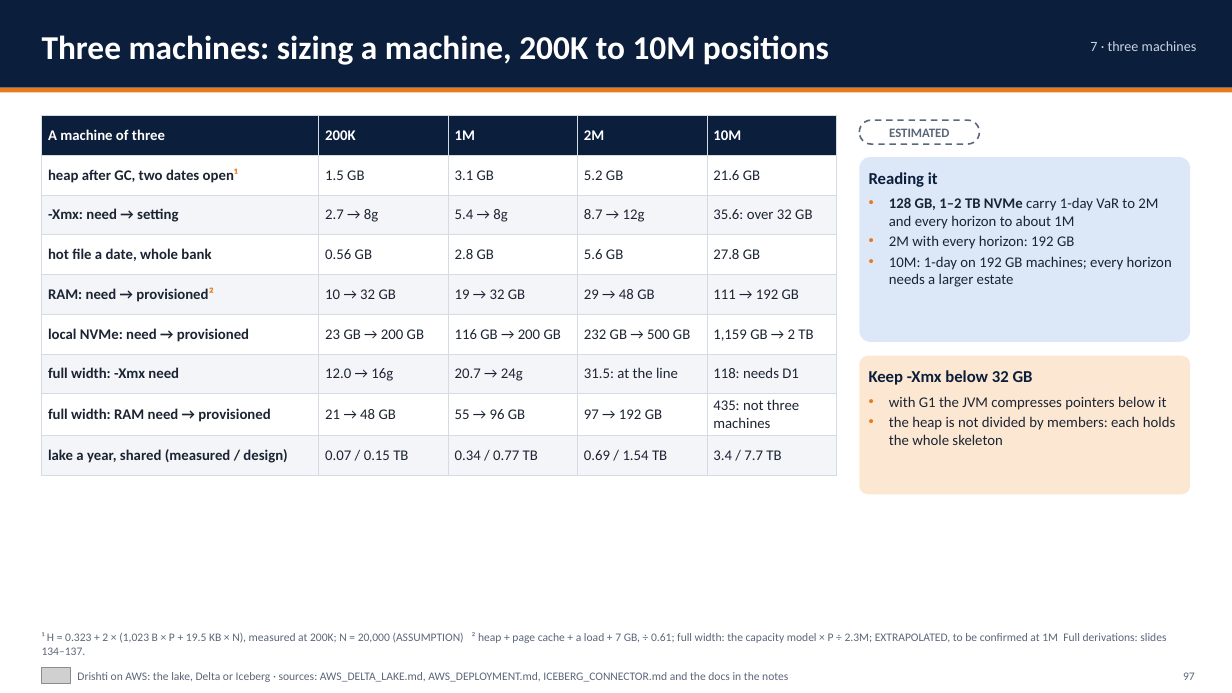
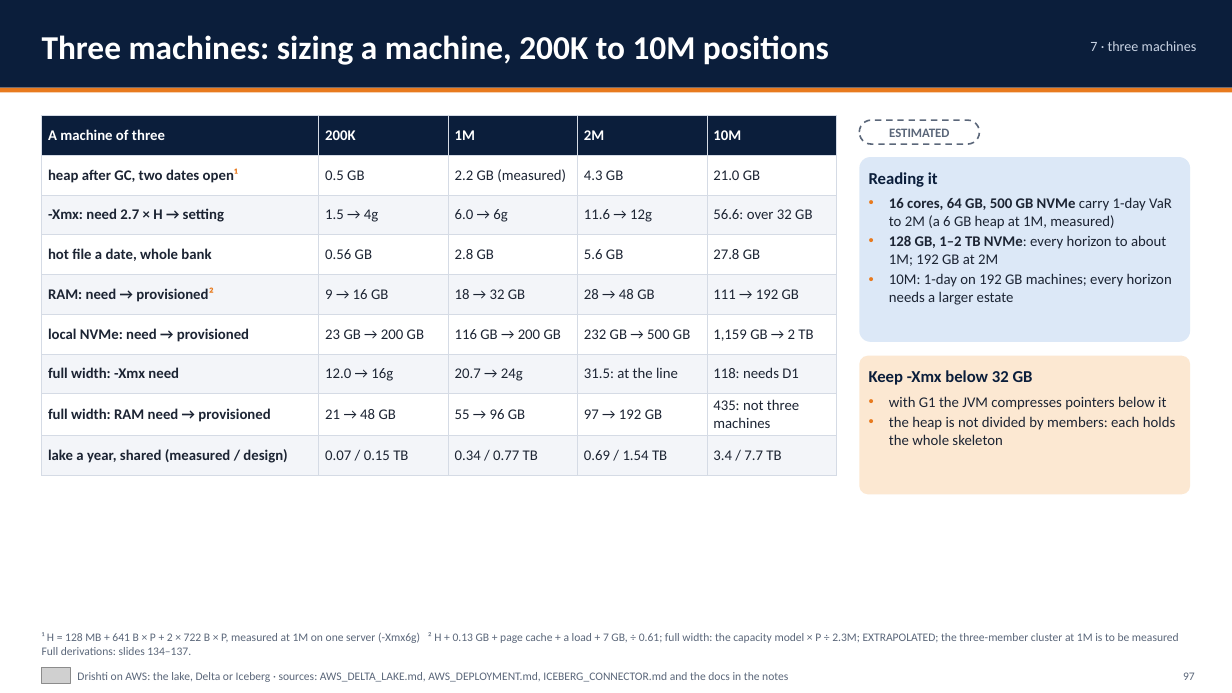
Before and after one commit to ajsinha/drishti, a slide deck: slide 97 of docs/publications/Drishti-on-AWS.pptx. Drawn at 1232x693 pixels with LibreOffice and Linux fonts; fonts in the diff are those of the drawing; grey boxes stand for pictures. Boxes give left, top, right and bottom in pixels: in the first picture for what was removed or moved away, otherwise in the second. Text is boxed around its words. In the diff, an @@ line names an element or a change of style, - is before the commit and + after.

Commit message:
Decks: three machines sized as CLUSTER_DEPLOYMENT 16 now reads (the heap measured at 1,000,000 positions, H = 128 MB + 641 B x P + 2 x 722 B x P, -Xmx 2.7 x H; 1-day VaR to 2M on 3 x m7i.4xlarge, 64 GB, about USD 3,300-4,000 a month on demand; every horizon to 1M on 3 x m7i.8xlarge, about USD 5,400-6,100) in the AWS deck's chapter, its summary and the VaR Engine deck's three-machine slide and derivations; Oversight case: why VaR moved is in the product, the waterfall on the guide's figures

```diff
--- a/docs/publications/Drishti-on-AWS.pptx
+++ b/docs/publications/Drishti-on-AWS.pptx
@@ table at [42,116,836,473] @@
-row 2: heap after GC, two dates open¹ | 1.5 GB | 3.1 GB | 5.2 GB | 21.6 GB
+row 2: heap after GC, two dates open¹ | 0.5 GB | 2.2 GB (measured) | 4.3 GB | 21.0 GB
-row 3: -Xmx: need → setting | 2.7 → 8g | 5.4 → 8g | 8.7 → 12g | 35.6: over 32 GB
+row 3: -Xmx: need 2.7 × H → setting | 1.5 → 4g | 6.0 → 6g | 11.6 → 12g | 56.6: over 32 GB
-row 5: RAM: need → provisioned² | 10 → 32 GB | 19 → 32 GB | 29 → 48 GB | 111 → 192 GB
+row 5: RAM: need → provisioned² | 9 → 16 GB | 18 → 32 GB | 28 → 48 GB | 111 → 192 GB
@@ text at [889,197,1172,266]: text changed @@
-• 128 GB, 1–2 TB NVMe carry 1-day VaR to 2M and every horizon to about 1M
-• 2M with every horizon: 192 GB
+• 16 cores, 64 GB, 500 GB NVMe carry 1-day VaR to 2M (a 6 GB heap at 1M, measured)
+• 128 GB, 1–2 TB NVMe: every horizon to about 1M; 192 GB at 2M
@@ text at [42,632,1179,655]: text changed @@
-¹ H = 0.323 + 2 × (1,023 B × P + 19.5 KB × N), measured at 200K; N = 20,000 (ASSUMPTION) ² heap + page cache + a load + 7 GB, ÷ 0.61; full width: the capacity model × P ÷ 2.3M; EXTRAPOLATED, to be confirmed at 1M Full derivations: slides 134–137.
+¹ H = 128 MB + 641 B × P + 2 × 722 B × P, measured at 1M on one server (-Xmx6g) ² H + 0.13 GB + page cache + a load + 7 GB, ÷ 0.61; full width: the capacity model × P ÷ 2.3M; EXTRAPOLATED; the three-member cluster at 1M is to be measured Full derivations: slides 134–137.
```
Also in this commit, not shown: 5 other slides changed, 5 other files.
